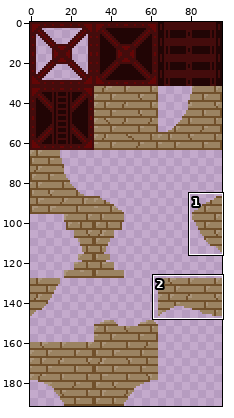
Sprite sheet, stored at Assets/Sprites/Tile Sheets/Construction Midground Tileset.png. The picture above shows the old version from afar; the outline marks the close-up.
Close-up. Before the edit:
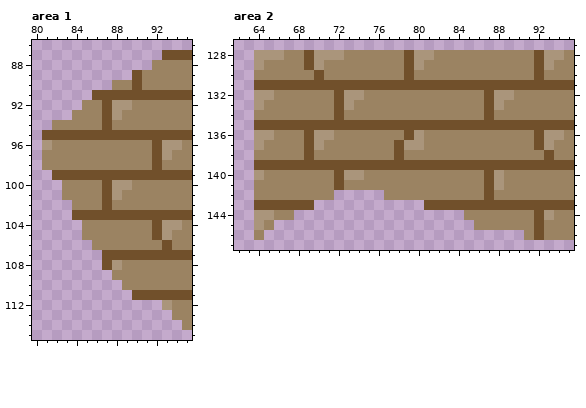
The file is 96x192 pixels. Shown: area 1: x 80..95, y 86..115; area 2: x 62..95, y 127..147. The commit also changed other parts of the picture, which this record leaves out.
And afterwards:
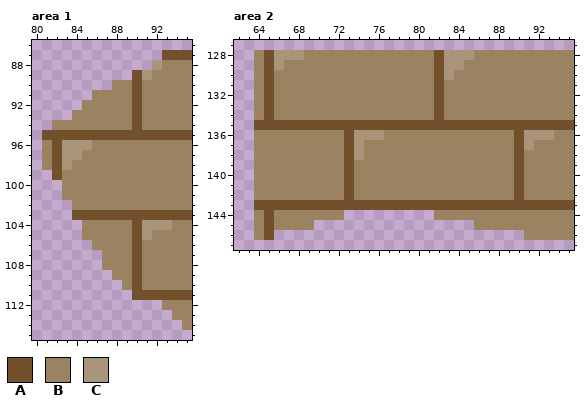
Palette (. is transparent): A #71502b  B #9b8362  C #aa957b
Change:
Area 1:
The edit turns colour B into colour A in rows 92 to 94 at x 90; in rows 96 to 98 at x 82; in rows 104 to 106 at x 90; in rows 108 to 110 at x 90.
The edit turns colour A into colour B in row 91 at x 86 to 89 and 91 to 95; in rows 92 to 94 at x 87; in rows 96 to 98 at x 92; in row 99 at x 83 to 95; in rows 100 to 102 at x 87; in row 105 at x 92.
The edit turns colour A into colour B in row 106 at x 93; in row 107 at x 87 to 89 and 91 to 95; in row 108 at x 87.
The edit turns colour C into colour B in row 92 at x 88 to 89; in row 93 at x 88; in row 96 at x 81 and 93 to 94; in row 97 at x 93; in row 100 at x 88 to 89; in row 101 at x 88.
The edit turns colour C into colour B in row 104 at x 94; in row 105 at x 93; in row 108 at x 88; in row 112 at x 93.
The edit turns colour A into colour C in row 104 at x 92.
The edit turns colour B into colour C in row 88 at x 92; in row 89 at x 91; in row 96 at x 83 to 85; in row 97 at x 83 to 84; in row 98 at x 83; in rows 104 to 105 at x 91.
Area 2:
There is now colour A in row 142 at x 73; in row 143 at x 70 to 80; in row 146 at x 65.
The edit turns colour B into colour A in row 128 at x 82; in rows 129 to 130 at x 65 and 82; in row 132 at x 82; in rows 133 to 134 at x 65 and 82; in rows 136 to 138 at x 73 and 90; in row 140 at x 90.
The edit turns colour B into colour A in row 141 at x 73 and 90; in row 142 at x 90; in row 145 at x 65.
The edit turns colour C into colour A in row 128 at x 65; in row 132 at x 65; in row 140 at x 73; in row 144 at x 65.
There is now colour B in row 142 at x 72 and 74 to 76; in row 144 at x 68 to 72 and 82 to 84; in row 145 at x 66 to 69.
The edit turns colour A into colour B in rows 128 to 129 at x 69, 79 and 92; in row 130 at x 70, 79 and 92; in row 131 at x 64, 66 to 81 and 83 to 95; in rows 132 to 134 at x 72 and 87; in row 136 at x 69 and 79; in row 137 at x 69, 78 and 92.
The edit turns colour A into colour B in row 138 at x 69, 78 and 93; in row 139 at x 64 to 72, 74 to 89 and 91 to 95; in rows 140 to 141 at x 72 and 87; in row 142 at x 87; in rows 144 to 146 at x 92.
The edit turns colour C into colour B in row 128 at x 64, 70 to 72, 80 to 81 and 93 to 94; in row 129 at x 64, 70, 80 and 93; in row 132 at x 64, 73 to 74 and 88 to 89; in row 133 at x 64, 73 and 88; in row 136 at x 64 to 65, 70 to 71, 80 and 94; in row 137 at x 64, 70, 79 to 80 and 93.
The edit turns colour C into colour B in row 140 at x 64, 74 and 88; in row 141 at x 88; in row 144 at x 64 and 93; in row 145 at x 64.
The edit turns colour A into colour C in row 136 at x 92.
The edit turns colour B into colour C in row 128 at x 67 to 68 and 83 to 85; in row 129 at x 66 and 83 to 84; in row 130 at x 83; in row 136 at x 74 to 76 and 91; in row 137 at x 74 and 91; in row 138 at x 74.
